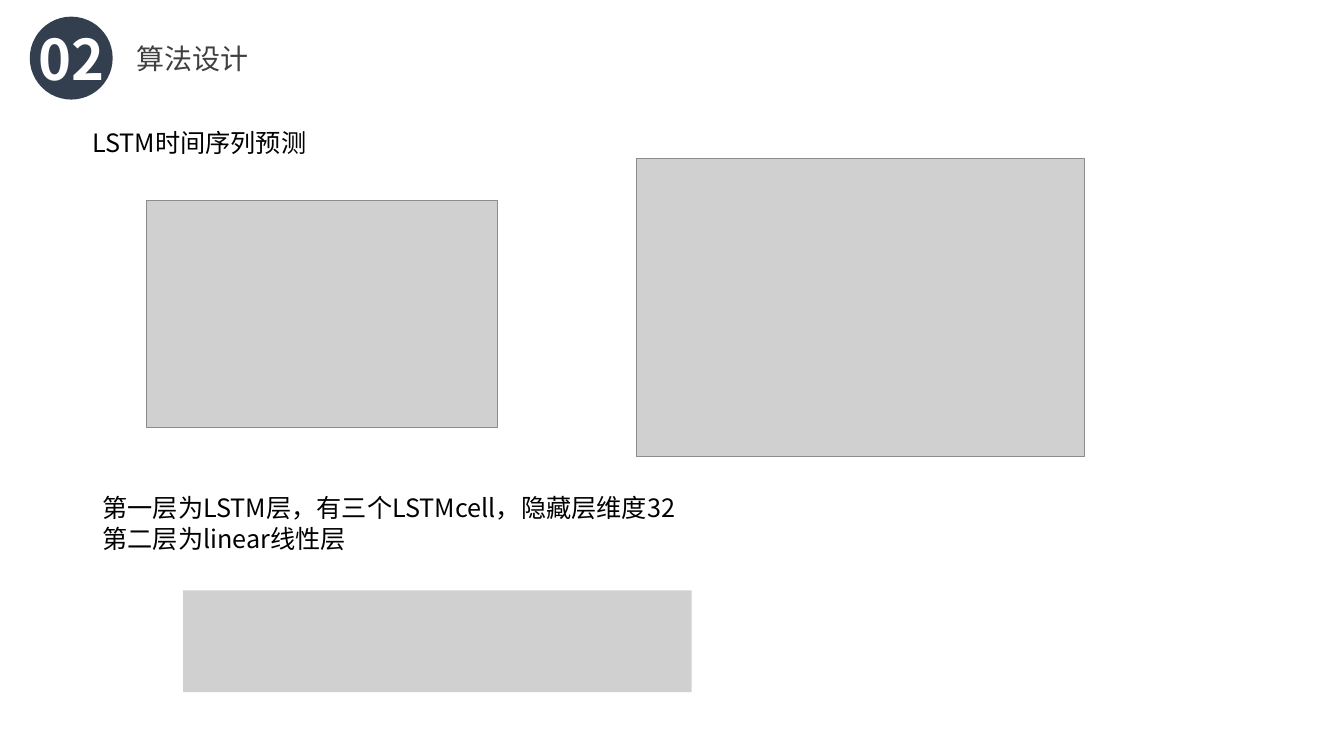
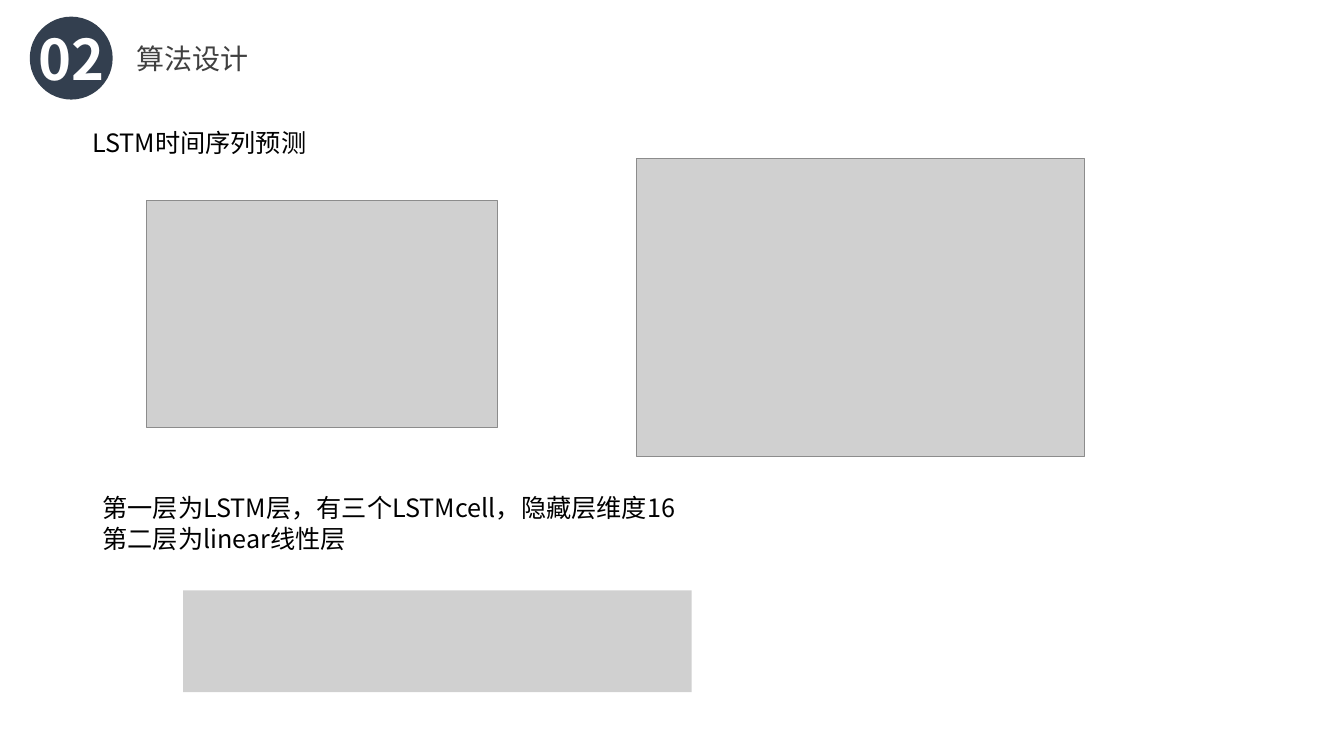
Before and after one commit to JinPeng-Zhang/DCN-LSTM_PID-congestion-control, a slide deck: slide 12 of paper/中期答辩.pptx (slide 11 before the commit). Drawn at 1344x756 pixels with LibreOffice and Linux fonts; fonts in the diff are those of the drawing; grey boxes stand for pictures. Boxes give left, top, right and bottom in pixels: in the first picture for what was removed or moved away, otherwise in the second. Text is boxed around its words. In the diff, an @@ line names an element or a change of style, - is before the commit and + after.

```diff
--- a/paper/中期答辩.pptx
+++ b/paper/中期答辩.pptx
@@ text at (102,495,675,520): text changed @@
-第一层为LSTM层，有三个LSTMcell，隐藏层维度32
+第一层为LSTM层，有三个LSTMcell，隐藏层维度16
```
Also in this commit, not shown: 2 other slides changed, 1 slide added, 2 other files.
